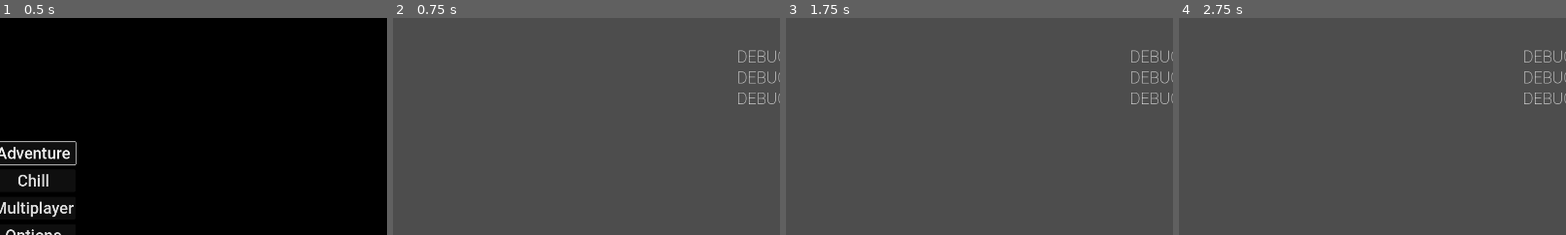
Above: before the commit, frames 1-4 (left to right).
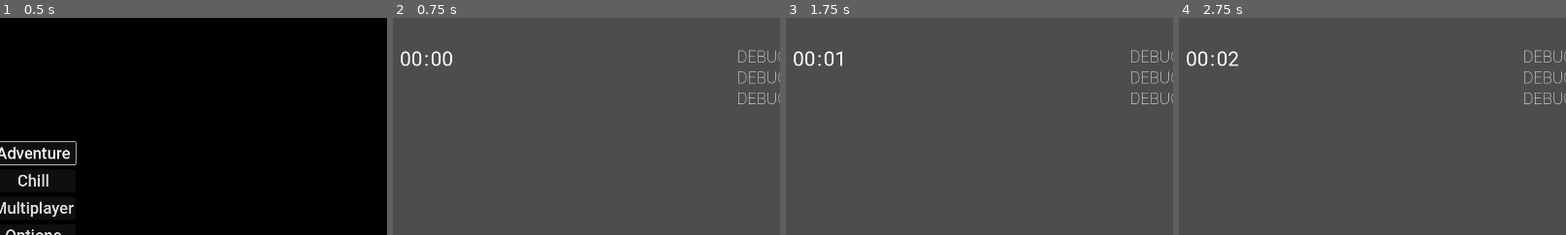
Above: after the commit, the same moments.

Repository: Boyquotes/rolling-ball
Game: Godot game, scene res://scenes/main.tscn
Same seed, same stepped clock (60 frames per second), same inputs: the game is played once before the commit and once after it.
Inputs (mouse positions are % of the whole screen's width and height, from its top left):
- Up to frame 1 (0.5 s): no input
- Up to frame 2 (0.75 s): click "Adventure" at 0.5 s
- Up to frame 3 (1.75 s): tap Enter at 1.25 s; move the mouse to (72, 45) at 1.27 s; hold D (player_right) from 1.28 s (still down); hold Down (camera_down) from 1.28 s (still down)
- Up to frame 4 (2.75 s): tap R (camera_reset) at 2 s; move the mouse to (30, 55) at 2.02 s; release D (player_right) at 2.03 s; release Down (camera_down) at 2.03 s; hold S (player_backward) from 2.03 s (still down); tap Left (camera_left) at 2.1 s
The pictures show only the part of the screen within x 46-96%, y 0-50%; the shares and areas given below are measured in that part.

Frame 1 is identical in both runs. In frame 2, 0.4% of the frame differs, in the area x 2-16%, y 15-23%; in frame 3, 0.3%; in frame 4, 0.4%.

Commit message:
add stopwatch

Diff:
--- a/scenes/hud/game_hud.tscn
+++ b/scenes/hud/game_hud.tscn
@@ -17,6 +17,10 @@
 [sub_resource type="Theme" id="Theme_0gnax"]
 default_font = ExtResource("4_28aai")
 default_font_size = 40
+
+[sub_resource type="Theme" id="Theme_k6o15"]
+default_font = ExtResource("1_d2k53")
+default_font_size = 50
 
 [node name="GameHUD" type="CanvasLayer"]
 layer = 2
@@ -85,7 +89,40 @@
 text = "DEBUG"
 horizontal_alignment = 2
 
+[node name="HBoxContainerStopwatch" type="HBoxContainer" parent="Control"]
+anchors_preset = 5
+anchor_left = 0.5
+anchor_right = 0.5
+offset_left = -42.0
+offset_top = 72.0
+offset_right = 42.0
+offset_bottom = 123.0
+grow_horizontal = 2
+theme = SubResource("Theme_k6o15")
+
+[node name="LabelMinute" type="Label" parent="Control/HBoxContainerStopwatch"]
+offset_right = 56.0
+offset_bottom = 63.0
+text = "00"
+
+[node name="LabelMiddle" type="Label" parent="Control/HBoxContainerStopwatch"]
+offset_left = 60.0
+offset_right = 72.0
+offset_bottom = 63.0
+text = ":"
+
+[node name="LabelSecond" type="Label" parent="Control/HBoxContainerStopwatch"]
+offset_left = 76.0
+offset_right = 132.0
+offset_bottom = 63.0
+text = "00"
+
 [node name="Bonus" type="Sprite2D" parent="Control"]
 position = Vector2(160, 864)
 scale = Vector2(0.359375, 0.359375)
 texture = ExtResource("4_1qioc")
+
+[node name="Timer" type="Timer" parent="."]
+autostart = true
+
+[connection signal="timeout" from="Timer" to="." method="_on_timer_timeout"]
--- a/scenes/menus/completed_level_menu.tscn
+++ b/scenes/menus/completed_level_menu.tscn
@@ -1,18 +1,23 @@
-[gd_scene load_steps=9 format=3 uid="uid://csmaoesdpdkiu"]
+[gd_scene load_steps=11 format=3 uid="uid://csmaoesdpdkiu"]
 
 [ext_resource type="FontFile" uid="uid://owv0xlglcbyj" path="res://assets/fonts/roboto/Roboto-Medium.ttf" id="1_bpw23"]
 [ext_resource type="Script" path="res://scripts/menus/completed_level_menu.gd" id="1_o0inu"]
-[ext_resource type="FontFile" uid="uid://codphd3i1jtme" path="res://assets/fonts/roboto/Roboto-Black.ttf" id="2_1ny5g"]
+[ext_resource type="FontFile" uid="uid://b3i0wt7rwfh3" path="res://assets/fonts/roboto/Roboto-Bold.ttf" id="2_ijocp"]
+[ext_resource type="FontFile" uid="uid://dsl2b4yt0h4mw" path="res://assets/fonts/roboto/Roboto-Regular.ttf" id="3_wgtf0"]
 
-[sub_resource type="Theme" id="Theme_470ao"]
-default_font = ExtResource("2_1ny5g")
+[sub_resource type="Theme" id="Theme_ktftd"]
+default_font = ExtResource("2_ijocp")
 default_font_size = 60
 
-[sub_resource type="Theme" id="Theme_w6qci"]
+[sub_resource type="Theme" id="Theme_7udyo"]
+default_font = ExtResource("3_wgtf0")
+default_font_size = 50
+
+[sub_resource type="Theme" id="Theme_ahonk"]
 default_font = ExtResource("1_bpw23")
 default_font_size = 40
 
-[sub_resource type="Animation" id="Animation_s7qqx"]
+[sub_resource type="Animation" id="Animation_1top3"]
 length = 0.001
 tracks/0/type = "value"
 tracks/0/imported = false
@@ -73,40 +78,69 @@
 offset_bottom = 140.0
 grow_horizontal = 2
 grow_vertical = 2
-theme_override_constants/separation = 150
+theme_override_constants/separation = 120
 
 [node name="VBoxContainerLabel" type="VBoxContainer" parent="VBoxContainer"]
 layout_mode = 2
+theme = SubResource("Theme_ktftd")
 
 [node name="Label" type="Label" parent="VBoxContainer/VBoxContainerLabel"]
 layout_mode = 2
-theme = SubResource("Theme_470ao")
 text = "Level Completed"
 horizontal_alignment = 1
 
 [node name="Label2" type="Label" parent="VBoxContainer/VBoxContainerLabel"]
 layout_mode = 2
-theme = SubResource("Theme_470ao")
 text = "!!! CONGRATULATIONS !!!"
 horizontal_alignment = 1
 
+[node name="VBoxContainer" type="VBoxContainer" parent="VBoxContainer"]
+layout_mode = 2
+theme = SubResource("Theme_7udyo")
+alignment = 1
+
+[node name="Label" type="Label" parent="VBoxContainer/VBoxContainer"]
+layout_mode = 2
+text = "Time"
+horizontal_alignment = 1
+
+[node name="HBoxContainer" type="HBoxContainer" parent="VBoxContainer/VBoxContainer"]
+layout_mode = 2
+alignment = 1
+
+[node name="LabelMinute" type="Label" parent="VBoxContainer/VBoxContainer/HBoxContainer"]
+layout_mode = 2
+text = "00"
+
+[node name="LabelMiddle" type="Label" parent="VBoxContainer/VBoxContainer/HBoxContainer"]
+layout_mode = 2
+text = ":"
+
+[node name="LabelSecond" type="Label" parent="VBoxContainer/VBoxContainer/HBoxContainer"]
+layout_mode = 2
+text = "00"
+horizontal_alignment = 1
+vertical_alignment = 1
+
 [node name="VBoxContainerButton" type="VBoxContainer" parent="VBoxContainer"]
 layout_mode = 2
-theme = SubResource("Theme_w6qci")
+theme = SubResource("Theme_ahonk")
 theme_override_constants/separation = 12
 
 [node name="ButtonNextLevel" type="Button" parent="VBoxContainer/VBoxContainerButton"]
 layout_mode = 2
+focus_neighbor_top = NodePath("../ButtonMainMenu")
 text = "Next Level"
 
 [node name="ButtonMainMenu" type="Button" parent="VBoxContainer/VBoxContainerButton"]
 layout_mode = 2
+focus_neighbor_bottom = NodePath("../ButtonNextLevel")
 text = "Back to Main Menu"
 
 [node name="AnimationPlayer" type="AnimationPlayer" parent="."]
 autoplay = "fade"
 libraries = {
-"": SubResource("AnimationLibrary_ipewb")
+"": SubResource("AnimationLibrary_prfqe")
 }
 
 [connection signal="pressed" from="VBoxContainer/VBoxContainerButton/ButtonNextLevel" to="." method="_on_button_next_level_pressed"]
--- a/scenes/menus/pause_menu.tscn
+++ b/scenes/menus/pause_menu.tscn
@@ -36,20 +36,32 @@
 theme_override_constants/separation = 12
 
 [node name="ButtonResume" type="Button" parent="VBoxContainer"]
-layout_mode = 2
+offset_right = 329.0
+offset_bottom = 56.0
 focus_neighbor_top = NodePath("../ButtonMainMenu")
 text = "Resume"
 
+[node name="ButtonTryAgain" type="Button" parent="VBoxContainer"]
+offset_top = 68.0
+offset_right = 329.0
+offset_bottom = 124.0
+text = "Try again"
+
 [node name="ButtonOptions" type="Button" parent="VBoxContainer"]
-layout_mode = 2
+offset_top = 136.0
+offset_right = 329.0
+offset_bottom = 192.0
 text = "Options"
 
 [node name="ButtonMainMenu" type="Button" parent="VBoxContainer"]
-layout_mode = 2
+offset_top = 204.0
+offset_right = 329.0
+offset_bottom = 260.0
 focus_neighbor_bottom = NodePath("../ButtonResume")
 text = "Exit to main menu
 "
 
 [connection signal="pressed" from="VBoxContainer/ButtonResume" to="." method="_on_button_resume_pressed"]
+[connection signal="pressed" from="VBoxContainer/ButtonTryAgain" to="." method="_on_button_try_again_pressed"]
 [connection signal="pressed" from="VBoxContainer/ButtonOptions" to="." method="_on_button_options_pressed"]
 [connection signal="pressed" from="VBoxContainer/ButtonMainMenu" to="." method="_on_button_main_menu_pressed"]
--- a/scripts/cores/game_hud.gd
+++ b/scripts/cores/game_hud.gd
@@ -4,9 +4,20 @@
 @onready var label_coins: Label = $Control/LabelCoins
 @onready var label_advice: Label = $Control/LabelAdvice
 
+@onready var label_stopwatch_minute: Label = $Control/HBoxContainerStopwatch/LabelMinute
+@onready var label_stopwatch_second: Label = $Control/HBoxContainerStopwatch/LabelSecond
 
-func _ready():
+var timer_stop = false
+var time_minute = 0
+var time_second = 0
+
+
+func _ready() -> void:
 	label_advice.visible = false
+
+
+func stop_timer():
+	timer_stop = true
 
 
 func set_advice(advice):
@@ -19,3 +30,14 @@
 
 func hide_advice():
 	label_advice.visible = false
+
+
+func _on_timer_timeout():
+	if not timer_stop:
+		if time_second == 59:
+			time_minute += 1
+			time_second = 0
+		else:
+			time_second += 1
+		label_stopwatch_minute.text = "0" + str(time_minute) if time_minute < 10 else str(time_minute)
+		label_stopwatch_second.text = "0" + str(time_second) if time_second < 10 else str(time_second)
--- a/scripts/cores/goal_zone.gd
+++ b/scripts/cores/goal_zone.gd
@@ -5,6 +5,8 @@
 var CompletedLevelMenu = preload("res://scenes/menus/completed_level_menu.tscn")
 
 @onready var game_hud = get_parent().get_parent().get_node("GameHUD")
+@onready var time_minute = get_parent().get_parent().get_node("GameHUD/Control/HBoxContainerStopwatch/LabelMinute")
+@onready var time_second = get_parent().get_parent().get_node("GameHUD/Control/HBoxContainerStopwatch/LabelSecond")
 
 
 func _on_body_entered(body):
@@ -13,8 +15,10 @@
 		var player_coins = body.coins
 		if level_coins == player_coins:
 			body.able_to_move = false
+			game_hud.stop_timer()
 			var completed_level_menu = CompletedLevelMenu.instantiate()
 			completed_level_menu.set_next_level_name(next_level_name)
+			completed_level_menu.set_time(time_minute.get("text"), time_second.get("text"))
 			add_child(completed_level_menu)
 			Input.set_mouse_mode(Input.MOUSE_MODE_VISIBLE)
 		else:
--- a/scripts/menus/completed_level_menu.gd
+++ b/scripts/menus/completed_level_menu.gd
@@ -12,6 +12,11 @@
 	next_level_name = level_name
 
 
+func set_time(minute, second):
+	$VBoxContainer/VBoxContainer/HBoxContainer/LabelMinute.text = str(minute)
+	$VBoxContainer/VBoxContainer/HBoxContainer/LabelSecond.text = str(second)
+
+
 func _on_button_next_level_pressed():
 	get_tree().change_scene_to_file("res://scenes/levels/" + next_level_name + ".tscn")
 
--- a/scripts/menus/pause_menu.gd
+++ b/scripts/menus/pause_menu.gd
@@ -21,6 +21,11 @@
 	set("visible", false)
 
 
+func _on_button_try_again_pressed():
+	get_tree().paused = false
+	get_tree().reload_current_scene()
+
+
 func _on_button_options_pressed():
 	pass
 
Not shown: 1 places in scenes/hud/game_hud.tscn that only renumber resources
Not shown: 2 places in scenes/menus/completed_level_menu.tscn that only renumber resources
